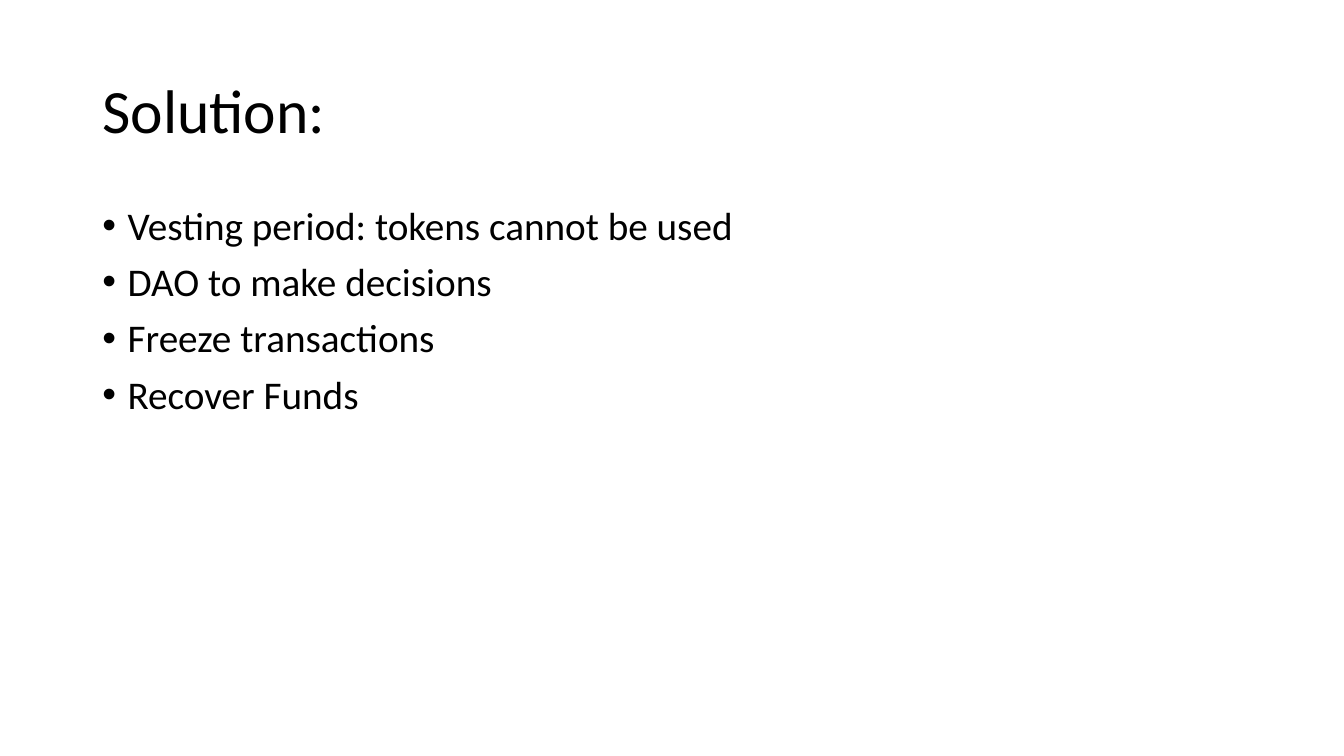
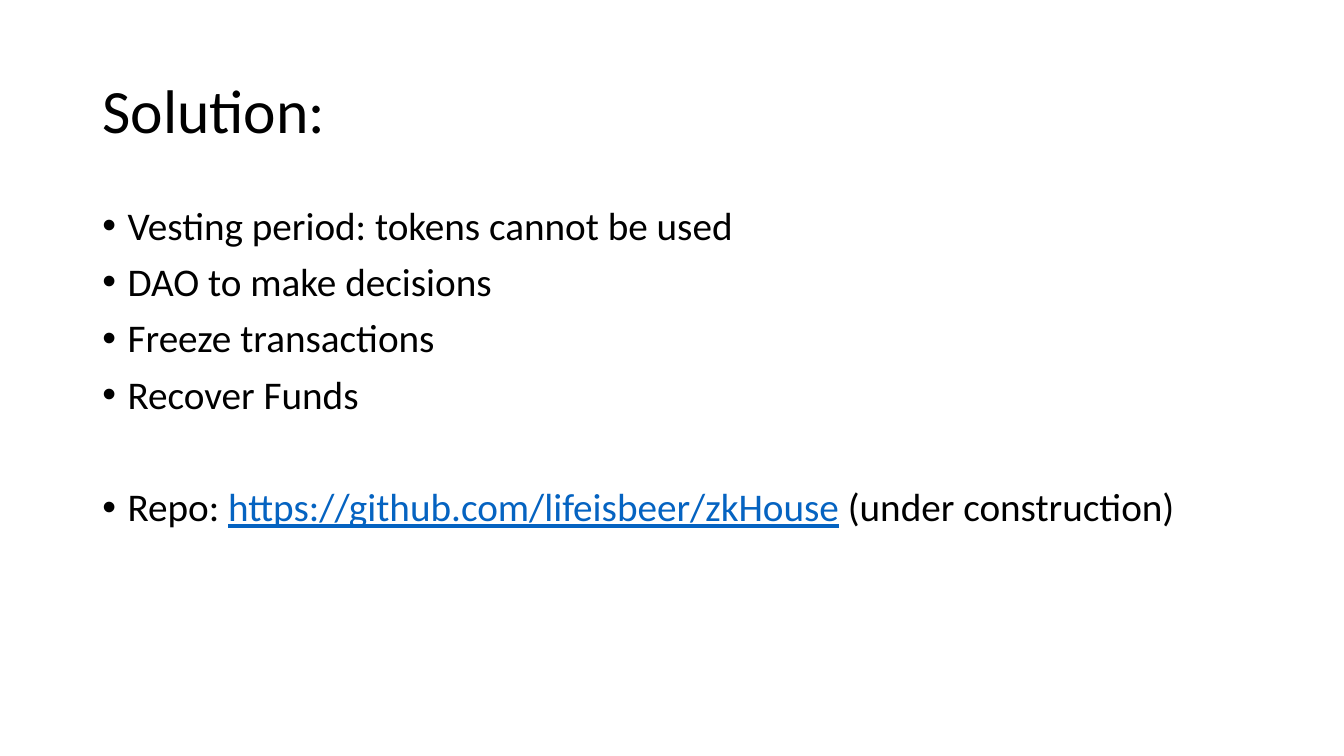
Before and after one commit to lifeisbeer/zkHouse, a slide deck: slide 3 of tokenplus.pptx. Drawn at 1344x756 pixels with LibreOffice and Linux fonts; fonts in the diff are those of the drawing. Boxes give left, top, right and bottom in pixels: in the first picture for what was removed or moved away, otherwise in the second. Text is boxed around its words. In the diff, an @@ line names an element or a change of style, - is before the commit and + after.

```diff
--- a/tokenplus.pptx
+++ b/tokenplus.pptx
@@ text at [128, 492, 1174, 528]: paragraph added @@
+• Repo: https://github.com/lifeisbeer/zkHouse (under construction)
```
Also in this commit, not shown: 1 other file.
